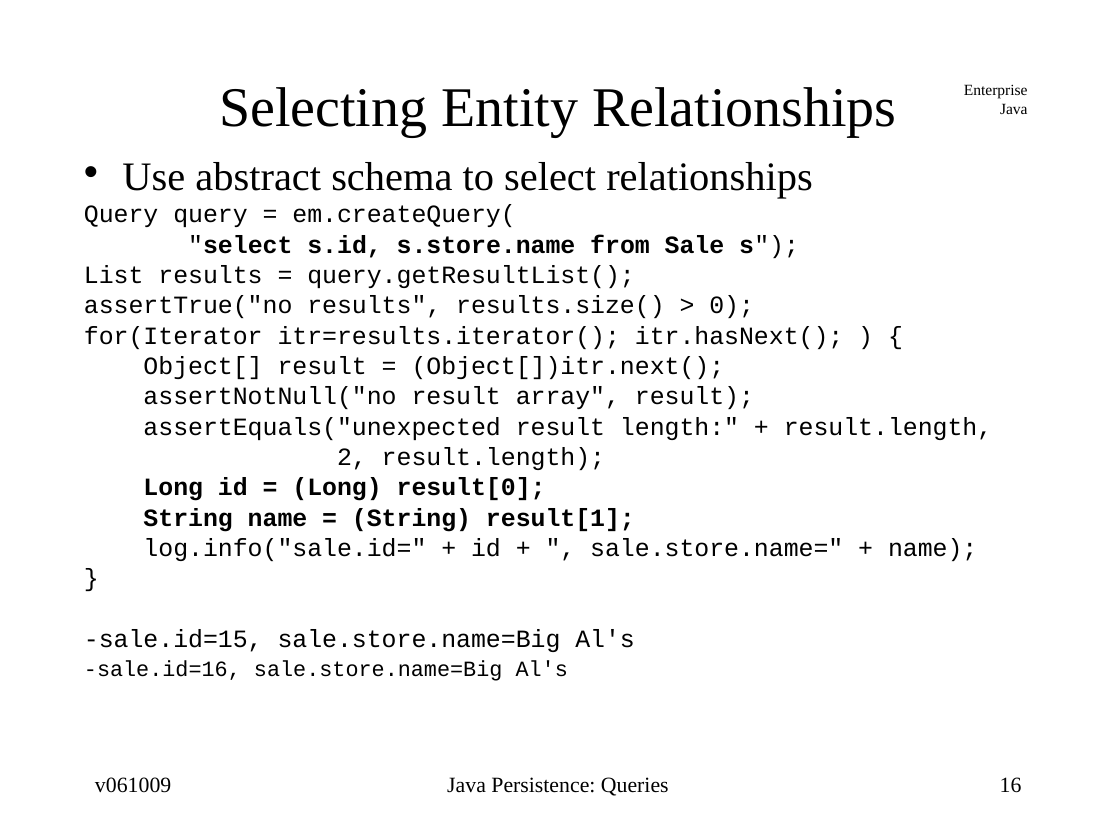
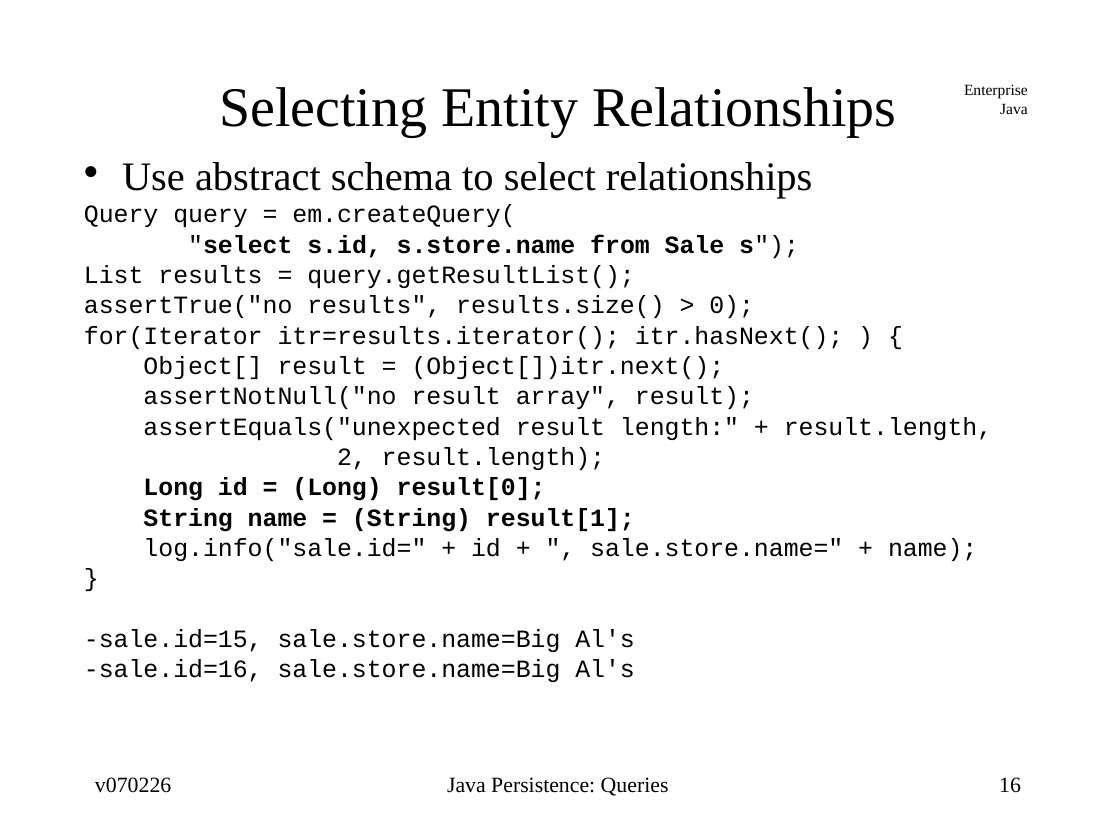
Before and after one commit to jcstaff/ejava-javaee, a slide deck: slide 16 of ormEJBQL/src/site/resources/lectures/ormEJBQL.ppt. Drawn at 1120x840 pixels with LibreOffice and Linux fonts; fonts in the diff are those of the drawing. Boxes give left, top, right and bottom in pixels: in the first picture for what was removed or moved away, otherwise in the second. Text is boxed around its words. In the diff, an @@ line names an element or a change of style, - is before the commit and + after.

```diff
--- a/ormEJBQL/src/site/resources/lectures/ormEJBQL.ppt
+++ b/ormEJBQL/src/site/resources/lectures/ormEJBQL.ppt
@@ text at <box>84,659,635,682</box>: size 14 to 16 pt in "-sale.id=16, sale.store.name=Big Al's" @@
@@ text at <box>95,777,171,793</box>: text changed @@
-v061009
+v070226
```
Also in this commit, not shown: 31 other slides changed, 6 other files.
